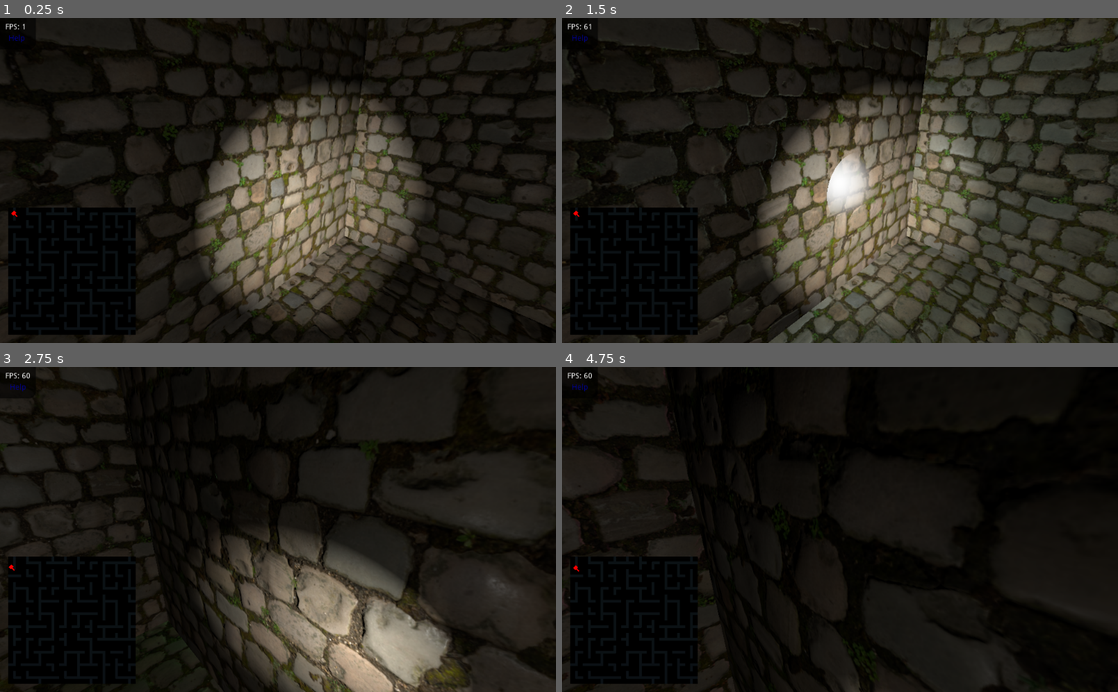
Above: before the commit, frames 1-4 (two rows, left to right).
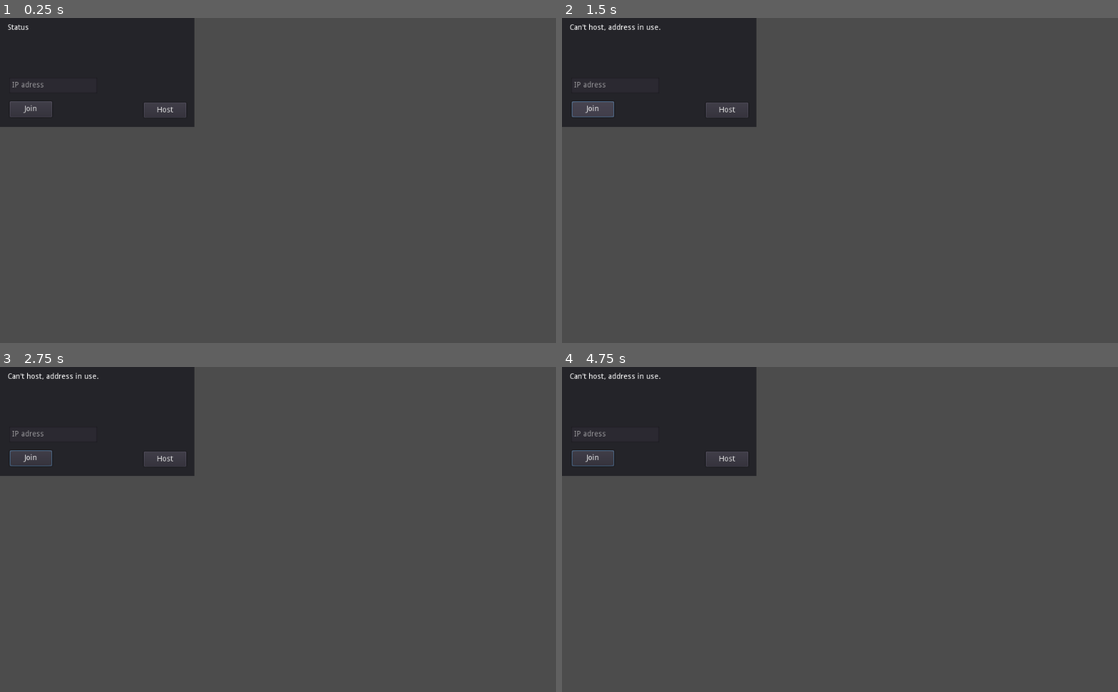
Above: after the commit, the same moments.

Repository: JanOuborny/Labyrinth
Game: Godot game, scene res://Lobby.tscn
The game is run twice, just before and just after one commit, with the same random seed, the same clock (stepped at 60 frames per second) and the same inputs. Before the commit the project starts from res://Main.tscn.
Inputs (mouse positions are in pixels of both pictures, inside the frame that each line leads up to):
- Up to frame 1 (0.25 s): no input
- Up to frame 2 (1.5 s): click (728, 109) at 0.5 s, where only the run after the commit has a clickable "Host"; click (595, 109) at 1.25 s, where only the run after the commit has a clickable "Join"
- Up to frame 3 (2.75 s): move the mouse to (400, 513) at 2.02 s; hold D (movement_right) from 2.03 s (still down); click (400, 513) at 2.1 s
- Up to frame 4 (4.75 s): move the mouse to (728, 545) at 2.77 s; release D (movement_right) at 2.78 s; hold S (movement_backward) 2.78-3.53 s; click (728, 545) at 2.85 s; move the mouse to (895, 458) at 3.52 s; hold D (movement_right) 3.53-4.28 s; click (895, 458) at 3.6 s; move the mouse to (812, 594) at 4.27 s; hold W (movement_forward) from 4.28 s (still down); click (812, 594) at 4.35 s

The runs differ from the first frame. In frame 1, 90% of the frame differs, in the area x 0-100%, y 0-100%; in frame 2, 80%; in frame 3, 93%; in frame 4, 97%.

Commit message:
Add lobby scene

Diff:
--- /dev/null
+++ b/Lobby.gd
@@ -0,0 +1,40 @@
+extends Control
+
+const DEFAULT_PORT = 8910 # Random port number
+const MAX_PLAYER_COUNT = 10
+
+func _on_Host_pressed():
+	var success = create_host()
+	if success:
+		start_game()
+
+func start_game():
+	var labyrinth = load("res://Main.tscn").instance()
+	get_tree().get_root().add_child(labyrinth)
+	hide()
+
+func create_host() -> bool:
+	var host = NetworkedMultiplayerENet.new()
+	host.set_compression_mode(NetworkedMultiplayerENet.COMPRESS_RANGE_CODER) # Is this needed?
+	var err = host.create_server(DEFAULT_PORT, MAX_PLAYER_COUNT - 1)
+	if err != OK:
+		# Is another server running?
+		_set_Status("Can't host, address in use.")
+		return false
+	return true
+
+func _on_Join_pressed():
+	var ip = get_node("panel/address").get_text()
+	if not ip.is_valid_ip_address():
+		#_set_status("IP address is invalid", false)
+		return
+
+	var host = NetworkedMultiplayerENet.new()
+	host.set_compression_mode(NetworkedMultiplayerENet.COMPRESS_RANGE_CODER)
+	host.create_client(ip, DEFAULT_PORT)
+	get_tree().set_network_peer(host)
+
+	start_game()
+
+func _set_Status(text):
+	get_node("Panel/Status").set_text(text)
--- /dev/null
+++ b/Lobby.tscn
@@ -0,0 +1,41 @@
+[gd_scene load_steps=2 format=2]
+
+[ext_resource path="res://Lobby.gd" type="Script" id=1]
+
+[node name="Lobby" type="Control"]
+anchor_right = 1.0
+anchor_bottom = 1.0
+script = ExtResource( 1 )
+
+[node name="Panel" type="Panel" parent="."]
+margin_right = 358.0
+margin_bottom = 201.0
+
+[node name="Host" type="Button" parent="Panel"]
+margin_left = 265.492
+margin_top = 156.467
+margin_right = 343.492
+margin_bottom = 184.467
+text = "Host"
+
+[node name="Join" type="Button" parent="Panel"]
+margin_left = 18.2789
+margin_top = 153.542
+margin_right = 96.2789
+margin_bottom = 182.542
+text = "Join"
+
+[node name="Address" type="LineEdit" parent="Panel"]
+margin_left = 17.0
+margin_top = 110.0
+margin_right = 179.0
+margin_bottom = 139.0
+placeholder_text = "IP adress"
+
+[node name="Status" type="Label" parent="Panel"]
+margin_left = 14.4884
+margin_top = 11.1671
+margin_right = 157.488
+margin_bottom = 34.1671
+text = "Status"
+[connection signal="pressed" from="Panel/Host" to="." method="_on_Host_pressed"]
--- a/Main.tscn
+++ b/Main.tscn
@@ -30,7 +30,6 @@
 transform = Transform( -0.707107, 0, -0.707107, 0, 1, 0, 0.707107, 0, -0.707107, 0.5, 0, 0.5 )
 
 [node name="Minimap" type="ViewportContainer" parent="."]
-editor/display_folded = true
 anchor_top = 1.0
 anchor_bottom = 1.0
 margin_left = 15.0
@@ -46,12 +45,13 @@
 render_target_update_mode = 3
 
 [node name="Camera" type="Camera" parent="Minimap/Viewport"]
-transform = Transform( 1, 0, 0, 0, -4.37114e-08, 1, 0, -1, -4.37114e-08, 5, 8, 5 )
+transform = Transform( 1, 0, 0, 0, -4.37114e-008, 1, 0, -1, -4.37114e-008, 5, 8, 5 )
 projection = 1
 current = true
 size = 10.0
 
 [node name="PopupDialog" type="PopupDialog" parent="."]
+editor/display_folded = true
 visible = true
 anchor_left = 0.5
 anchor_top = 0.5
@@ -91,6 +91,7 @@
 Bottom left: Minimap of the game (Player is shown in red)"
 
 [node name="Panel" type="Panel" parent="."]
+editor/display_folded = true
 margin_right = 66.0
 margin_bottom = 58.0
 custom_styles/panel = SubResource( 1 )
@@ -123,4 +124,6 @@
 enabled_focus_mode = 0
 text = "Help"
 flat = true
+
+[node name="Players" type="Node" parent="."]
 [connection signal="pressed" from="Panel/MarginContainer/VBoxContainer/Help" to="." method="_on_Help_pressed"]
--- a/project.godot
+++ b/project.godot
@@ -16,7 +16,7 @@
 [application]
 
 config/name="Labyrinth"
-run/main_scene="res://Main.tscn"
+run/main_scene="res://Lobby.tscn"
 config/icon="res://icon.png"
 
 [input]
